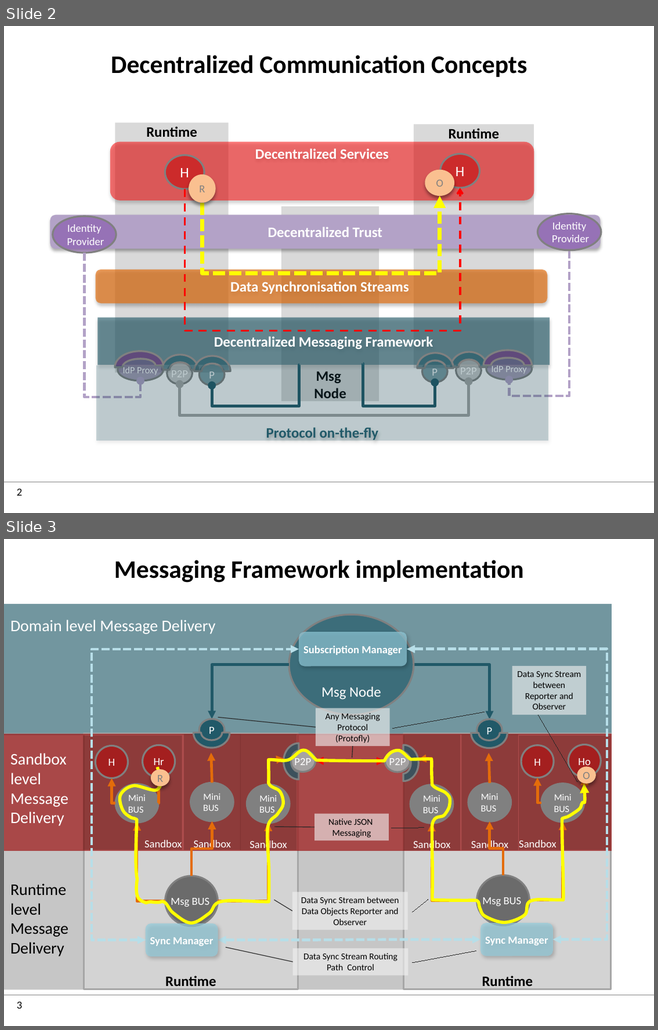
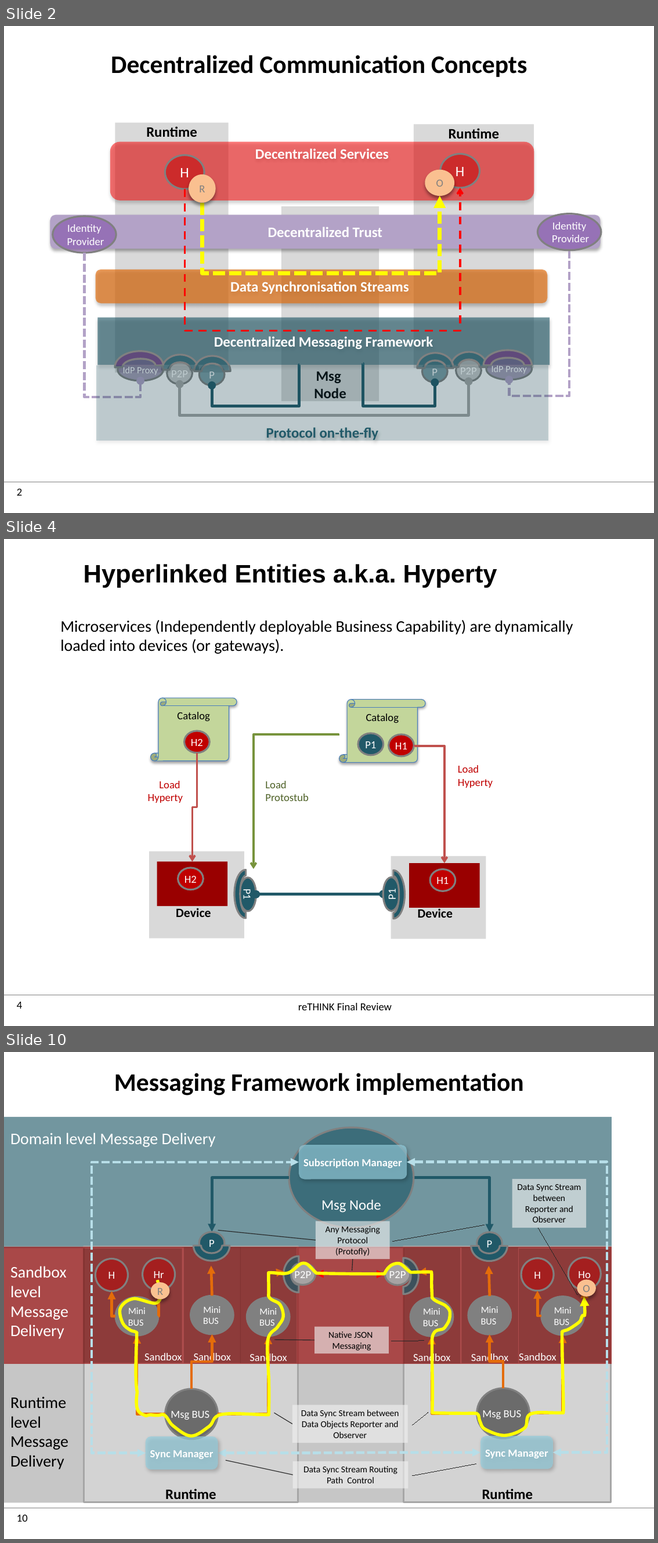
Before and after one commit to reTHINK-project/specs, a slide deck: tutorials/images.pptx. Shown one above the other, each under a label of ours: slides 2 and 3 before the commit, slides 2, 4 and 10 after it; the slides between them are not shown. The pictures are 658x1030 and 658x1543 pixels, drawn with LibreOffice and Linux fonts; fonts in the diff are those of the drawing; background and template pictures are left out. Boxes give left, top, right and bottom in pixels: in the first picture for what was removed or moved away, otherwise in the second. Text is boxed around its words. In the diff, an @@ line names an element or a change of style, - is before the commit and + after.

```diff
--- a/tutorials/images.pptx
+++ b/tutorials/images.pptx
@@ slide 4 added at (x1=4, y1=539, x2=654, y2=1026), background #FFFFFF; not listed: 2 template elements that a slide beside it also shows @@
@@ text added at (x1=83, y1=564, x2=497, y2=588), 28 pt, text #000000, bold @@
+Hyperlinked Entities a.k.a. Hyperty
@@ text added at (x1=60, y1=620, x2=573, y2=654), 18 pt, text #000000 @@
+Microservices (Independently deployable Business Capability) are dynamically loaded into devices (or gateways).
@@ vertical scroll added at (x1=150, y1=698, x2=237, y2=761), fill #C3D69B, outline #4B7EBC 0.75 pt, 12 pt, text #000000 @@
+Catalog
@@ vertical scroll added at (x1=339, y1=700, x2=426, y2=762), fill #C3D69B, outline #4B7EBC 0.75 pt, 12 pt, text #000000 @@
+Catalog
@@ ellipse added at (x1=184, y1=732, x2=209, y2=754), fill #C00000, outline #808080 2 pt, 12 pt, text #FFFFFF @@
+H2
@@ elbow arrow added from (339, 736) to (253, 869), #77933C 2.25 pt @@
@@ ellipse added at (x1=358, y1=733, x2=383, y2=755), fill #215968, outline #808080 2 pt, 12 pt, text #FFFFFF @@
+P1
@@ ellipse added at (x1=389, y1=734, x2=414, y2=756), fill #C00000, outline #808080 2 pt, 12 pt, text #FFFFFF @@
+H1
@@ elbow arrow added from (415, 746) to (444, 863), #C0504D 2.25 pt @@
@@ elbow arrow added from (197, 752) to (192, 862), #C0504D 2.25 pt @@
@@ text added at (x1=148, y1=781, x2=183, y2=803), 12 pt, text #C00000 @@
+Load
+Hyperty
@@ text added at (x1=265, y1=781, x2=308, y2=801), 12 pt, text #4F6228 @@
+Load
+Protostub
@@ text added at (x1=458, y1=765, x2=492, y2=788), 12 pt, text #C00000 @@
+Load
+Hyperty
@@ rectangle added at (x1=149, y1=852, x2=244, y2=939), fill #D9D9D9 @@
@@ rectangle added at (x1=157, y1=862, x2=227, y2=907), fill #990000 @@
@@ ellipse added at (x1=178, y1=868, x2=204, y2=890), fill #C00000, outline #808080 2 pt, 12 pt, text #FFFFFF @@
+H2
@@ rectangle added at (x1=390, y1=856, x2=485, y2=939), fill #D9D9D9 @@
@@ rectangle added at (x1=409, y1=863, x2=479, y2=908), fill #990000 @@
@@ arch (boxed as its full ring) added at (x1=234, y1=870, x2=257, y2=918), fill #215968, outline #808080 2 pt @@
@@ ellipse added at (x1=239, y1=878, x2=256, y2=911), fill #215968, outline #808080 2 pt, 12 pt, text #FFFFFF @@
+P1
@@ arch (boxed as its full ring) added at (x1=382, y1=871, x2=404, y2=919), fill #215968, outline #808080 2 pt @@
@@ ellipse added at (x1=383, y1=877, x2=400, y2=911), fill #215968, outline #808080 2 pt, 12 pt, text #FFFFFF @@
+P1
@@ ellipse added at (x1=430, y1=870, x2=455, y2=892), fill #C00000, outline #808080 2 pt, 12 pt, text #FFFFFF @@
+H1
@@ elbow double arrow added from (383, 895) to (256, 895), #215968 3 pt @@
@@ text added at (x1=176, y1=908, x2=210, y2=917), 14 pt, text #000000, bold @@
+Device
@@ text added at (x1=418, y1=907, x2=452, y2=918), 14 pt, text #000000, bold @@
+Device
@@ text added at (x1=298, y1=1003, x2=391, y2=1011), 12 pt, text #000000 @@
+reTHINK Final Review
@@ what was slide 3 is now slide 10 @@
@@ page number at (x1=17, y1=1515, x2=28, y2=1522): text changed @@
-3
+10
```
Also in this commit, not shown: 3 slides changed, 6 other slides added, 1 other file.
